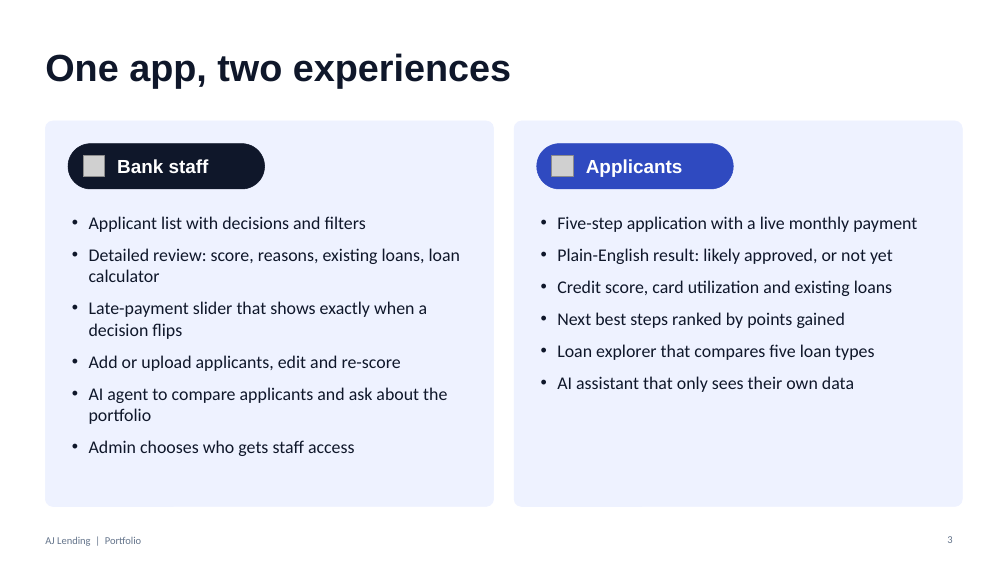
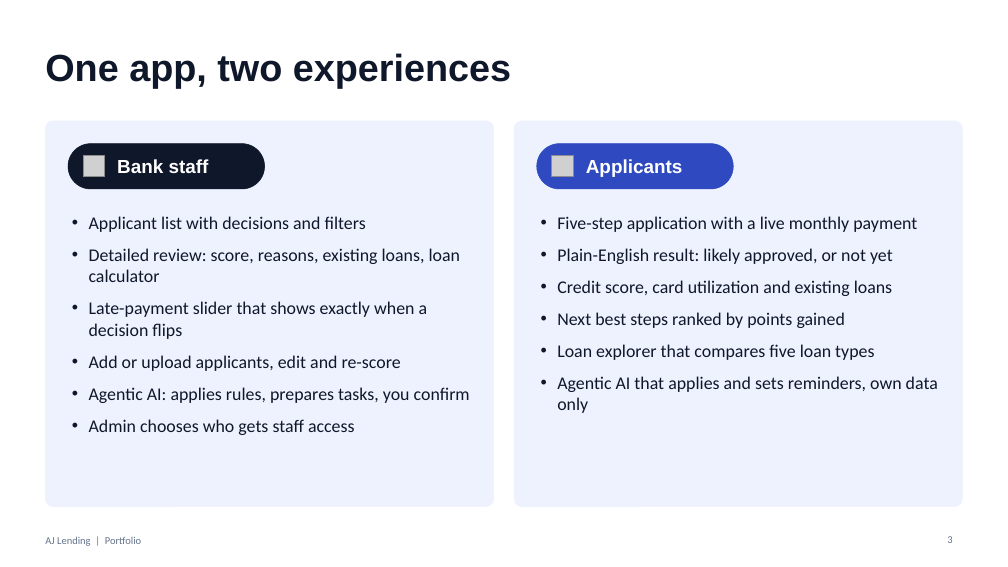
Before and after one commit to jyothsnaanne/AJ-Lending-showcase-, a slide deck: slide 3 of docs/AJ_Lending_Portfolio.pptx. Drawn at 1008x567 pixels with LibreOffice and Linux fonts; fonts in the diff are those of the drawing; grey boxes stand for pictures. Boxes give left, top, right and bottom in pixels: in the first picture for what was removed or moved away, otherwise in the second. Text is boxed around its words. In the diff, an @@ line names an element or a change of style, - is before the commit and + after.

```diff
--- a/docs/AJ_Lending_Portfolio.pptx
+++ b/docs/AJ_Lending_Portfolio.pptx
@@ text at (89,387,470,403): text changed @@
-• AI agent to compare applicants and ask about the portfolio
+• Agentic AI: applies rules, prepares tasks, you confirm
@@ text at (557,376,938,413): text changed @@
-• AI assistant that only sees their own data
+• Agentic AI that applies and sets reminders, own data only
```
Also in this commit, not shown: 5 other slides changed, 2 slides added, 2 slides removed, 2 other files.
